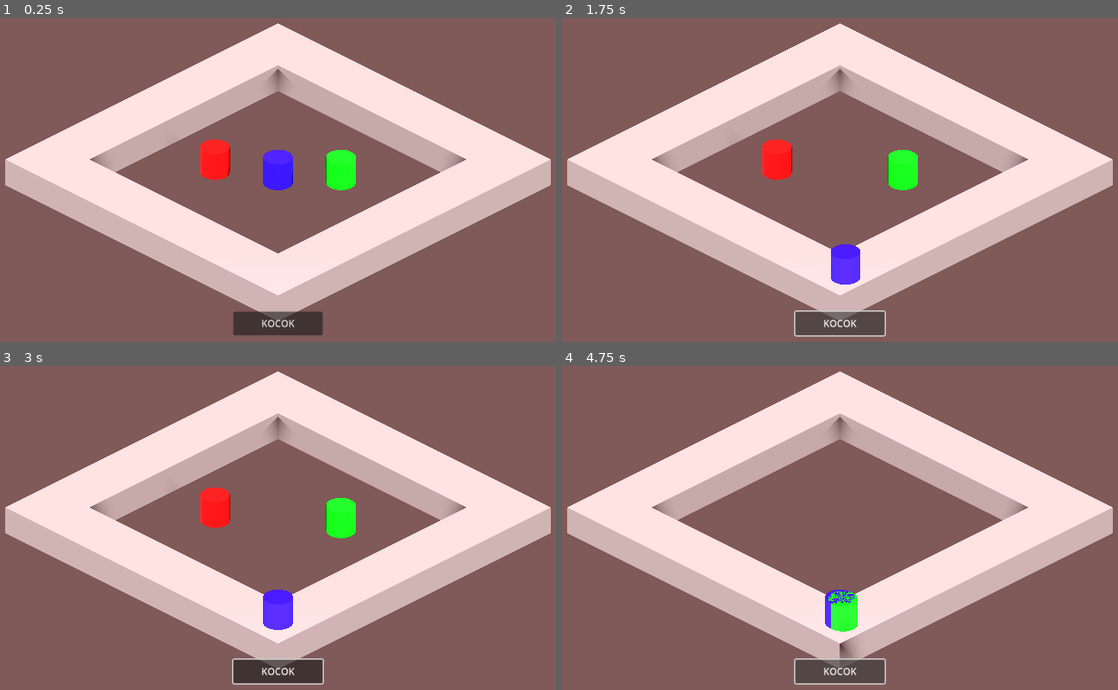
Above: before the commit, frames 1-4 (two rows, left to right).
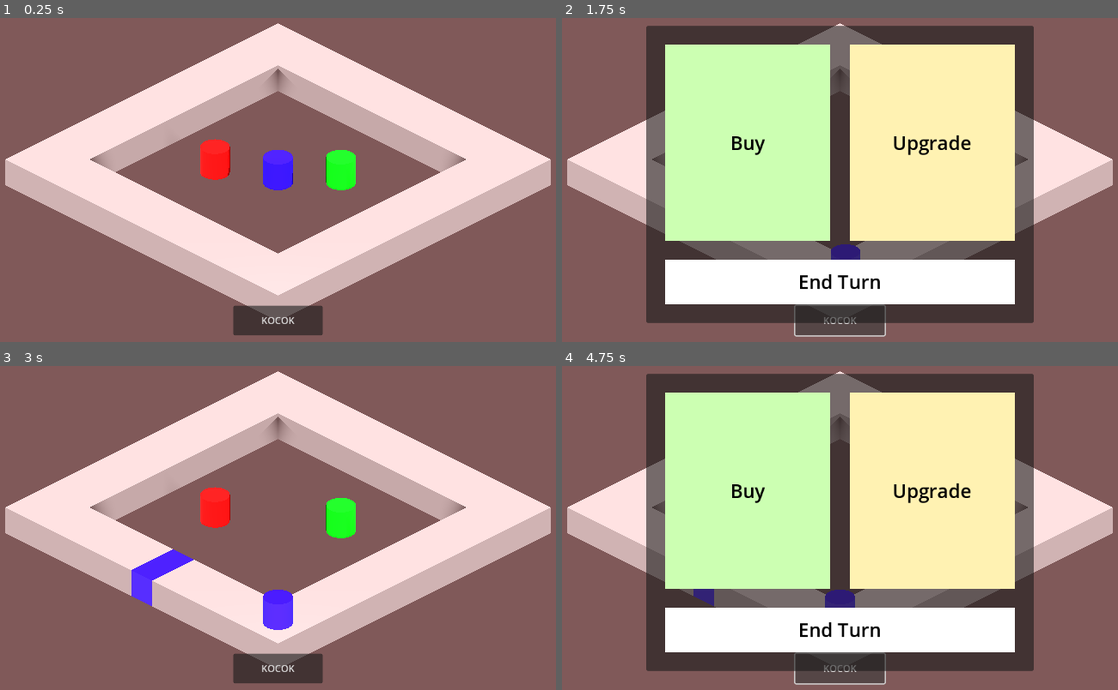
Above: after the commit, the same moments.

Repository: Cicadeuhum/monopoly-kocak
Game: Godot game, scene res://scenes/level_abby.tscn
Same seed, same stepped clock (60 frames per second), same inputs: the game is played once before the commit and once after it.
Inputs (mouse positions are in pixels of both pictures, inside the frame that each line leads up to):
- Up to frame 1 (0.25 s): no input
- Up to frame 2 (1.75 s): click "KOCOK" at 0.5 s; click "KOCOK" at 1.25 s
- Up to frame 3 (3 s): click (183, 492) at 2.02 s; click (278, 628) at 2.77 s
- Up to frame 4 (4.75 s): click "KOCOK" at 3.5 s; tap Enter (ui_accept) at 4.25, 4.52 s

The runs differ from the first frame. In frame 1, 0.4% of the frame differs, in the area x 41-59%, y 88-96%; in frame 2, 64%, in the area x 15-85%, y 2-96%; in frame 3, 1.4%; in frame 4, 64%.

Commit message:
Add set tile master

Diff:
--- a/scenes/level_abby.tscn
+++ b/scenes/level_abby.tscn
@@ -1,10 +1,11 @@
-[gd_scene load_steps=9 format=3 uid="uid://db841cnaifibp"]
+[gd_scene load_steps=10 format=3 uid="uid://db841cnaifibp"]
 
 [ext_resource type="PackedScene" uid="uid://2byyg0103ygo" path="res://scenes/game_master.tscn" id="1_4uivu"]
 [ext_resource type="PackedScene" uid="uid://c5rt7dn6j5xqh" path="res://scenes/prefabs/tile_sudut.tscn" id="1_r201c"]
 [ext_resource type="PackedScene" uid="uid://b3psvwndgyeyv" path="res://scenes/prefabs/tile_tengah.tscn" id="2_w1j5s"]
 [ext_resource type="PackedScene" uid="uid://duw2lwvusms7x" path="res://scenes/prefabs/pawn.tscn" id="3_ct2ot"]
 [ext_resource type="Script" path="res://scripts/mechanics/dice_button.gd" id="5_gb3pc"]
+[ext_resource type="PackedScene" uid="uid://c23w1fskru2xu" path="res://scenes/prefabs/ui/menu_tile.tscn" id="6_nuw0i"]
 
 [sub_resource type="ProceduralSkyMaterial" id="ProceduralSkyMaterial_br7uu"]
 sky_top_color = Color(2.5028e-06, 0.487919, 0.667156, 1)
@@ -214,26 +215,30 @@
 
 [node name="Control" type="Control" parent="."]
 layout_mode = 3
+anchors_preset = 15
+anchor_right = 1.0
+anchor_bottom = 1.0
+grow_horizontal = 2
+grow_vertical = 2
+
+[node name="Button" type="Button" parent="Control"]
+layout_mode = 1
 anchors_preset = 7
 anchor_left = 0.5
 anchor_top = 1.0
 anchor_right = 0.5
 anchor_bottom = 1.0
 offset_left = -75.0
-offset_top = -93.0
+offset_top = -103.0
 offset_right = 75.0
 offset_bottom = -53.0
 grow_horizontal = 2
 grow_vertical = 0
-
-[node name="Button" type="Button" parent="Control"]
-layout_mode = 1
-anchors_preset = 15
-anchor_right = 1.0
-anchor_bottom = 1.0
-grow_horizontal = 2
-grow_vertical = 2
 text = "KOCOK"
 script = ExtResource("5_gb3pc")
 
+[node name="Menu Tile" parent="Control" instance=ExtResource("6_nuw0i")]
+unique_name_in_owner = true
+layout_mode = 1
+
 [connection signal="pressed" from="Control/Button" to="Control/Button" method="_on_pressed"]
--- a/scenes/prefabs/tile_sudut.tscn
+++ b/scenes/prefabs/tile_sudut.tscn
@@ -8,8 +8,9 @@
 [sub_resource type="BoxMesh" id="BoxMesh_r2e1l"]
 size = Vector3(2, 1, 2)
 
-[node name="Tile Sudut" type="Node3D" groups=["Tile"]]
+[node name="Tile Sudut" type="Node3D" node_paths=PackedStringArray("mesh") groups=["Tile"]]
 script = ExtResource("1_g0mi1")
+mesh = NodePath("Collider/CollisionShape3D/MeshInstance3D")
 
 [node name="Collider" type="StaticBody3D" parent="."]
 
--- a/scenes/prefabs/tile_tengah.tscn
+++ b/scenes/prefabs/tile_tengah.tscn
@@ -8,8 +8,9 @@
 [sub_resource type="BoxMesh" id="BoxMesh_r2e1l"]
 size = Vector3(1, 1, 2)
 
-[node name="Tile Tengah" type="Node3D" groups=["Tile"]]
+[node name="Tile Tengah" type="Node3D" node_paths=PackedStringArray("mesh") groups=["Tile"]]
 script = ExtResource("1_t6pgu")
+mesh = NodePath("Collider/CollisionShape3D/MeshInstance3D")
 
 [node name="Collider" type="StaticBody3D" parent="."]
 
--- a/scenes/prefabs/ui/menu_tile.tscn
+++ b/scenes/prefabs/ui/menu_tile.tscn
@@ -9,9 +9,6 @@
 [sub_resource type="StyleBoxFlat" id="StyleBoxFlat_xa44t"]
 bg_color = Color(1, 0.95, 0.7, 1)
 
-[sub_resource type="StyleBoxFlat" id="StyleBoxFlat_57sd1"]
-bg_color = Color(1, 0.7, 0.7, 1)
-
 [sub_resource type="StyleBoxFlat" id="StyleBoxFlat_4iyys"]
 bg_color = Color(1, 1, 1, 1)
 
@@ -21,9 +18,9 @@
 anchor_top = 0.5
 anchor_right = 0.5
 anchor_bottom = 0.5
-offset_left = -400.0
+offset_left = -325.0
 offset_top = -250.0
-offset_right = 400.0
+offset_right = 325.0
 offset_bottom = 250.0
 grow_horizontal = 2
 grow_vertical = 2
@@ -106,33 +103,6 @@
 grow_vertical = 2
 theme = ExtResource("1_70v2s")
 
-[node name="Panel Sell" type="Panel" parent="MarginContainer/VBoxContainer/HBoxContainer"]
-layout_mode = 2
-size_flags_horizontal = 3
-theme_override_styles/panel = SubResource("StyleBoxFlat_57sd1")
-
-[node name="Label2" type="Label" parent="MarginContainer/VBoxContainer/HBoxContainer/Panel Sell"]
-layout_mode = 1
-anchors_preset = 15
-anchor_right = 1.0
-anchor_bottom = 1.0
-grow_horizontal = 2
-grow_vertical = 2
-theme_override_colors/font_color = Color(0, 0, 0, 1)
-theme_override_font_sizes/font_size = 32
-text = "Sell"
-horizontal_alignment = 1
-vertical_alignment = 1
-
-[node name="Button Sell" type="Button" parent="MarginContainer/VBoxContainer/HBoxContainer/Panel Sell"]
-layout_mode = 1
-anchors_preset = 15
-anchor_right = 1.0
-anchor_bottom = 1.0
-grow_horizontal = 2
-grow_vertical = 2
-theme = ExtResource("1_70v2s")
-
 [node name="Panel End Turn" type="Panel" parent="MarginContainer/VBoxContainer"]
 layout_mode = 2
 size_flags_horizontal = 3
@@ -163,5 +133,4 @@
 
 [connection signal="pressed" from="MarginContainer/VBoxContainer/HBoxContainer/Panel Buy/Button Buy" to="." method="_on_button_buy_pressed"]
 [connection signal="pressed" from="MarginContainer/VBoxContainer/HBoxContainer/Panel Upgrade/Button Upgrade" to="." method="_on_button_upgrade_pressed"]
-[connection signal="pressed" from="MarginContainer/VBoxContainer/HBoxContainer/Panel Sell/Button Sell" to="." method="_on_button_sell_pressed"]
 [connection signal="pressed" from="MarginContainer/VBoxContainer/Panel End Turn/Button End Turn" to="." method="_on_button_end_turn_pressed"]
--- a/scripts/mechanics/dice_button.gd
+++ b/scripts/mechanics/dice_button.gd
@@ -4,7 +4,7 @@
 
 func _on_pressed():
 	var res = roll_dice()
-	print("Kocokan Dadu: ", res)
+	#print("Kocokan Dadu: ", res)
 	GameMaster.get_pawn(GameMaster.current_turn).move_steps(res)
 
 func roll_dice() -> int:
--- a/scripts/mechanics/pawn.gd
+++ b/scripts/mechanics/pawn.gd
@@ -19,7 +19,7 @@
 signal turn_complete(index)
 
 func _ready() -> void:
-	init()
+	change_color()
 
 func _input(event: InputEvent) -> void:
 	if is_turn && Input.is_action_just_pressed("ui_accept"):
@@ -28,7 +28,7 @@
 
 		move_to_tile(tile_index + 1)
 
-func init() -> void:
+func change_color() -> void:
 	var sm = StandardMaterial3D.new()
 	sm.albedo_color = color
 	var new_mesh = mesh_child.mesh.duplicate()
@@ -53,11 +53,12 @@
 
 func move_steps(value : int) -> void:
 	var target = tile_index + value
-	if target > GameMaster.tiles.size():
+	if target >= GameMaster.tiles.size():
 		target = target % GameMaster.tiles.size()
-	print("target: ", target)
 	await move_to_tile(target)
-	turn_complete.emit(index)
+	GameMaster.get_tile(tile_index).set_master(self)
+	%"Menu Tile".visible = true
+	#turn_complete.emit(index)
 
 func start_turn() -> void:
 	is_turn = true
--- a/scripts/mechanics/tile.gd
+++ b/scripts/mechanics/tile.gd
@@ -2,4 +2,18 @@
 class_name Tile
 
 @export var index : int
+@export var master : Pawn
 @export var asset : Asset
+
+@export var mesh : MeshInstance3D
+
+func set_master(value : Pawn) -> void:
+	master = value
+	#change_color(master.color)
+
+func change_color(value : Color) -> void:
+	var sm = StandardMaterial3D.new()
+	sm.albedo_color = value
+	var new_mesh = mesh.mesh.duplicate()
+	new_mesh.surface_set_material(0, sm)
+	mesh.mesh = new_mesh
--- a/scripts/ui/menu_tile.gd
+++ b/scripts/ui/menu_tile.gd
@@ -3,15 +3,17 @@
 func _ready() -> void:
 	visible = false
 
+#func enable() -> void:
+	#
 
 func _on_button_buy_pressed() -> void:
-	print("Beli")
+	var player = GameMaster.get_pawn(GameMaster.current_turn)
+	GameMaster.get_tile(player.tile_index).change_color(player.color)
 
 func _on_button_upgrade_pressed() -> void:
 	print("Tambah")
 
-func _on_button_sell_pressed() -> void:
-	print("Jual")
-
 func _on_button_end_turn_pressed() -> void:
 	visible = false
+	var player = GameMaster.get_pawn(GameMaster.current_turn)
+	player.turn_complete.emit(player.index)
Not shown: 1 places in scenes/prefabs/ui/menu_tile.tscn that only renumber resources
